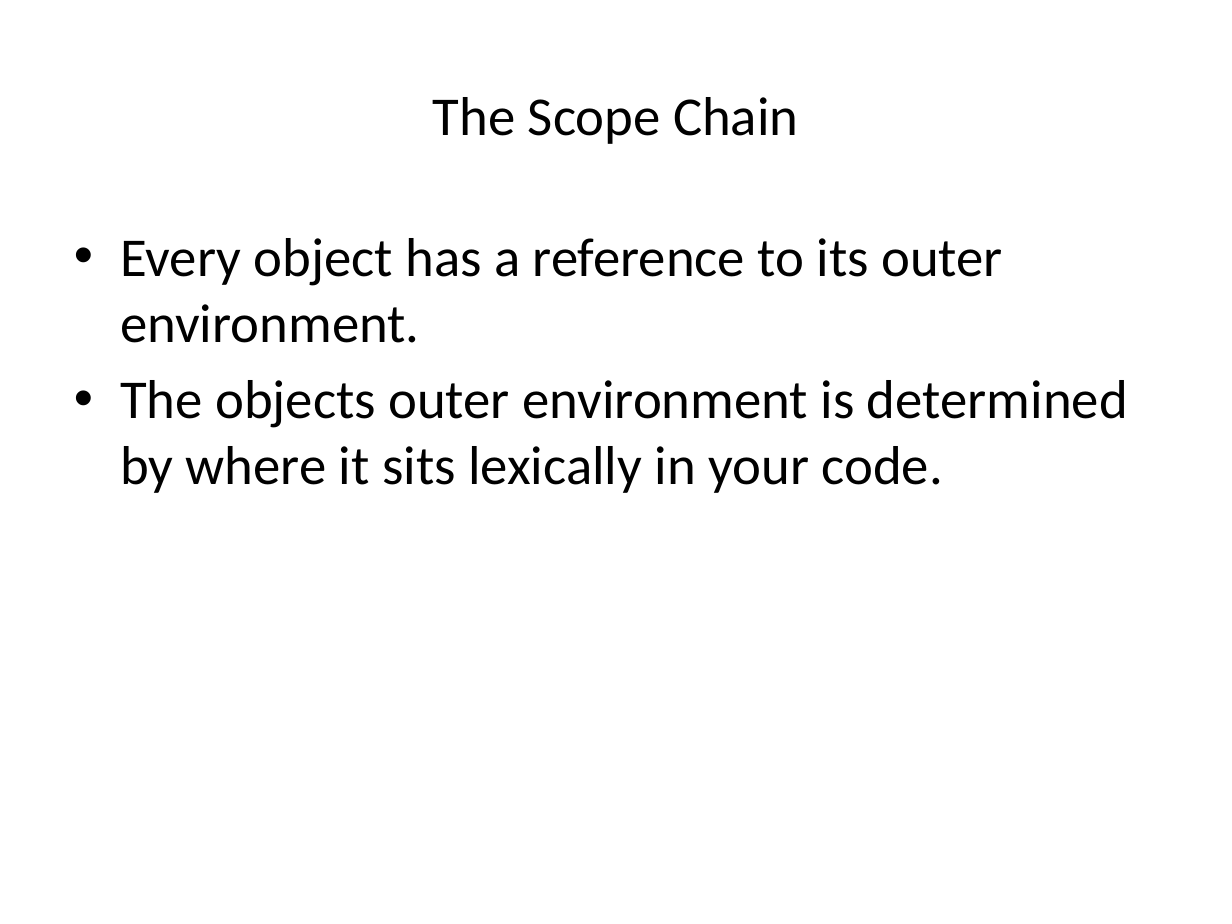
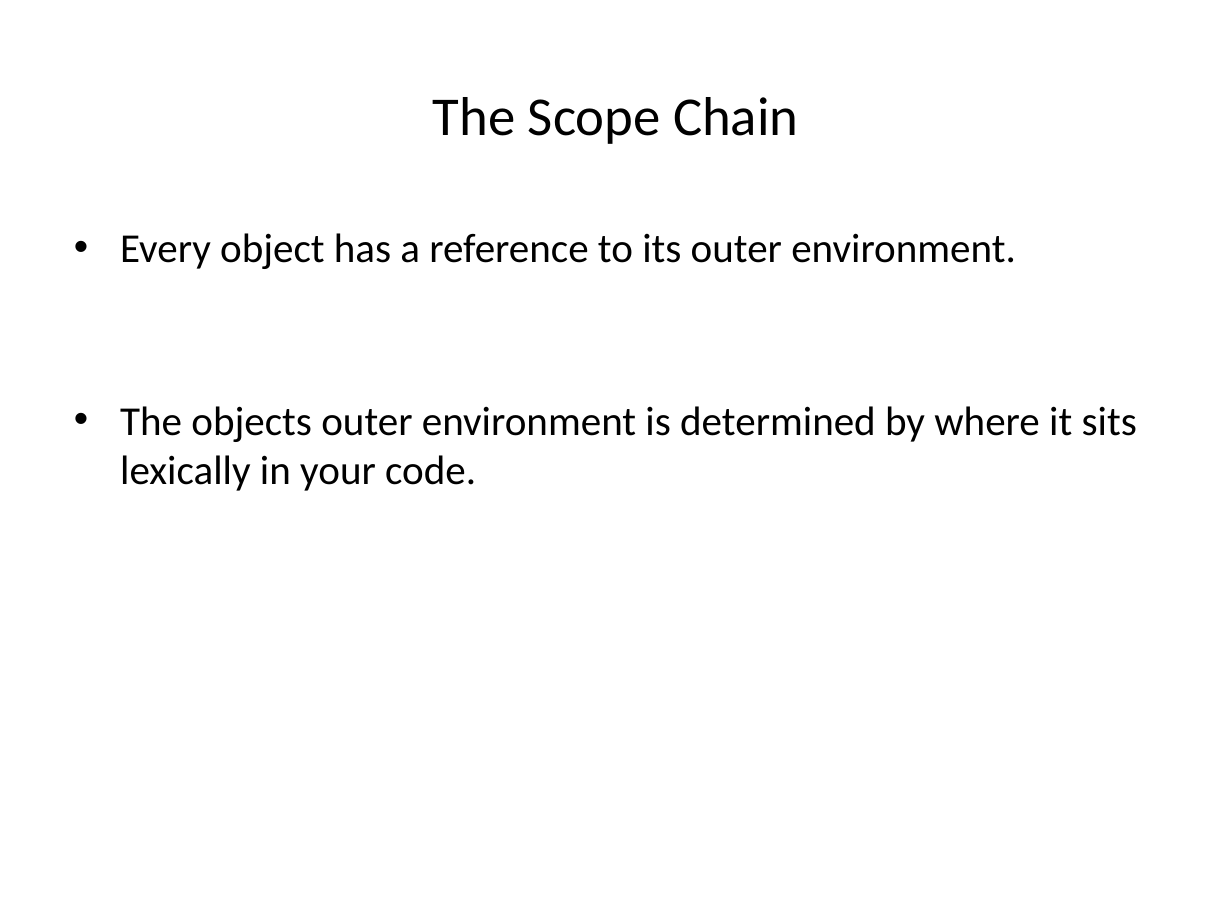
Before and after one commit to denhosi1/JavaScriptTheWeirdParts, a slide deck: slide 4 of JavaScriptTheWeirdParts.pptx. Drawn at 1232x924 pixels with LibreOffice and Linux fonts; fonts in the diff are those of the drawing. Boxes give left, top, right and bottom in pixels: in the first picture for what was removed or moved away, otherwise in the second. Text is boxed around its words. In the diff, an @@ line names an element or a change of style, - is before the commit and + after.

```diff
--- a/JavaScriptTheWeirdParts.pptx
+++ b/JavaScriptTheWeirdParts.pptx
@@ text "Every object has a reference ..." at [120, 233, 1137, 491]: size 32 to 24 pt; less space between paragraphs @@
```
Also in this commit, not shown: 10 other slides changed, 1 other file.
